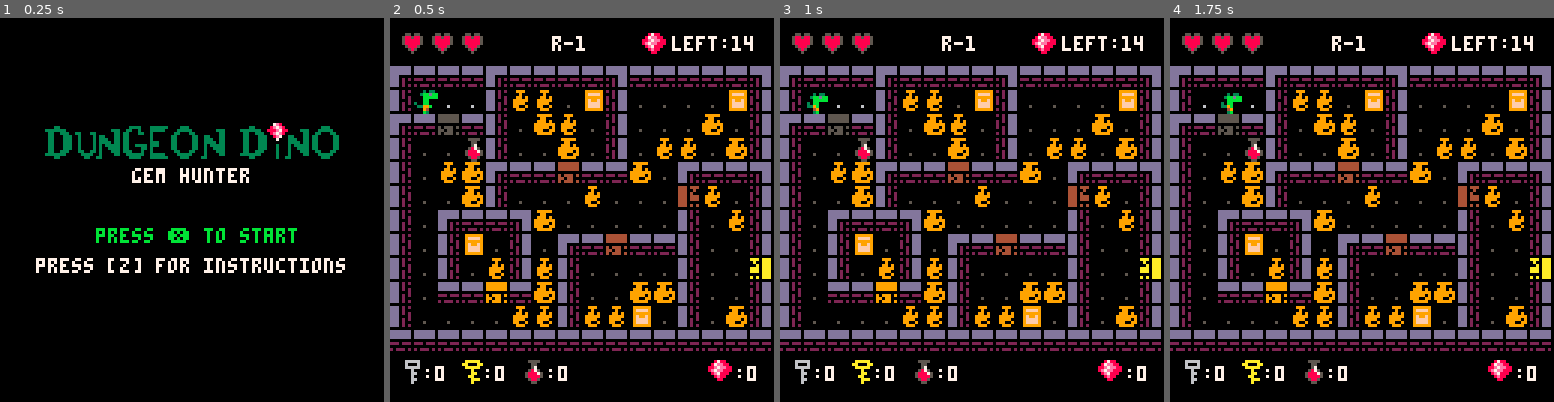
Above: before the commit, frames 1-4 (left to right).
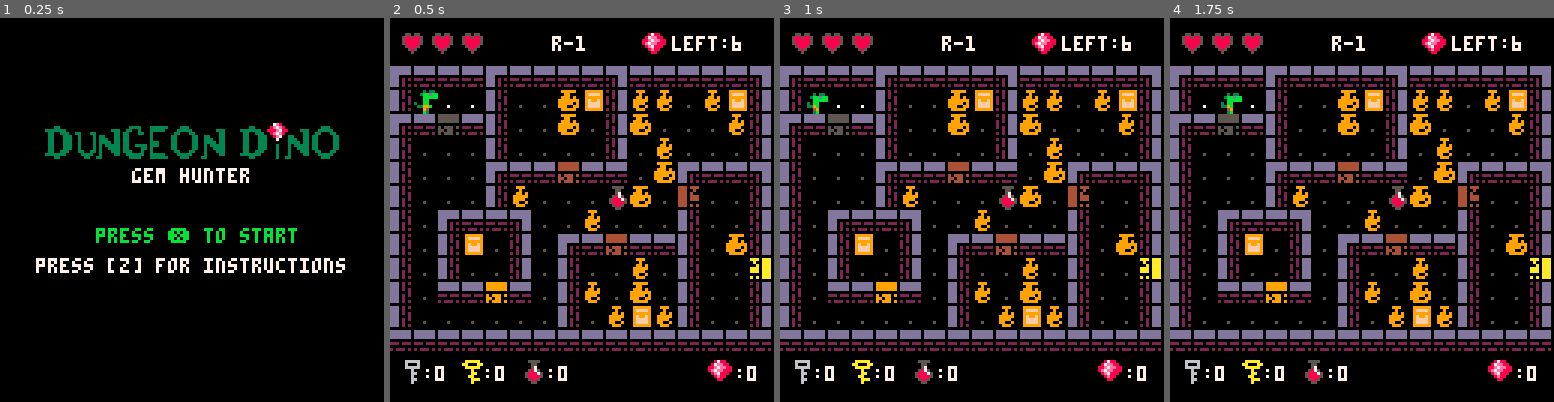
Above: after the commit, the same moments.

Repository: robotspacefish/dungeon_dino
Game: PICO-8 cartridge dungeon_dino.p8
The game is run twice, just before and just after one commit, with the same random seed, the same clock (stepped at 60 frames per second) and the same inputs.
Inputs:
- Up to frame 1 (0.25 s): no input
- Up to frame 2 (0.5 s): tap X (X key) at 0.33 s
- Up to frame 3 (1 s): tap O (Z key) at 0.7 s
- Up to frame 4 (1.75 s): tap X (X key) at 1.07 s; hold Right from 1.6 s (still down); tap O (Z key) at 1.7 s

Frame 1 is identical in both runs. In frame 2, 6.9% of the frame differs, in the area x 13-95%, y 4-81%; in frame 3, 6.9%; in frame 4, 6.9%.

Commit message:
add no vase floor tiles that match regular floor tiles

Diff:
--- a/dungeon_dino.p8
+++ b/dungeon_dino.p8
@@ -3,6 +3,7 @@
 __lua__
 --============= sprites ===============
 local floor_spr={192}
+local no_vase_flr_tile_spr=208
 local bomb_spr={70}
 local key_spr=80
 local heal_spr=115
@@ -282,11 +283,11 @@
 }
 -->8
 --====== misc and helper functions ======================================
---x,y,sx,sy,n,mh,mb,ch,lds
+--x,y,sx,sy,n,mh,mb
 function create_dungeon_layout()
 	--todo create more rooms efficiently
 	create_room(0,0,1,3,1,1,5)
-	create_room(16,0,17,9,2,1,3)
+	create_room(16,0,17,9,2,2,3)
 	create_room(32,0,33,3,3,2,4)
 
 end
@@ -492,7 +493,7 @@
 					--crumble entrance door
 					--todo crumble doors facing different directions
 					local next_tile=mget(nx,ny)
-					if last_tile==220 and (next_tile==192 or next_tile==sm_vase_spr[4]) then --todo better method than this
+					if last_tile==220 and (next_tile==no_vase_flr_tile_spr or next_tile==sm_vase_spr[4]) then --todo better method than this
 						mset(self.x,self.y,219)
 						last_tile=nil
 					end
@@ -827,7 +828,7 @@
 00000000ddd020202020ddd0ddddddd0ddddddd06660ddd0ddd06660ddddd0d00000000000000000000000005d5d0050555555504444444099999990aaaaaaa0
 00000000ddd000202000ddd000000000000000000000ddd0ddd000000000000000000000000000000000000065d656d000000000000000000000000000000000
 00000000ddd020202020ddd02220222022222220ddddddd0ddddddd022022220000000000000000000000000565d6d50505550504044404090999090a0aaa0a0
-00060000ddd020000020ddd00000000022222220ddddddd0ddddddd022022220000000000000000000000000d565d560550550004404400099099000aa0aa000
+00050000ddd020000020ddd00000000022222220ddddddd0ddddddd022022220000000000000000000000000d565d560550550004404400099099000aa0aa000
 00000000ddd020202020ddd02022202022222220ddddddd0ddddddd02202222000000000000000000000000055555550505550504044404090999090a0aaa0a0
 00000000000000000000000000000000000000000000000000000000000000000000000000000000000000000000000000000000000000000000000000000000
 00000000ddd020202020ddd0ddddddd0ddddddd0ddddddd0ddddddd0ddddddd06660ddd0ddd066606666666000000000505550504044404090999090a0aaa0a0
@@ -835,7 +836,7 @@
 00000000ddd022202020ddd0ddddddd0ddddddd0ddddddd0ddddddd0ddddddd06660ddd0ddd066606666666000000000505550504044404090999090a0aaa0a0
 00000000ddd000000000ddd00000ddd0ddd000000000ddd0ddd00000000000006660ddd0ddd06660000000000000000000000000000000000000000000000000
 00000000ddddddd0ddddddd02020ddd0ddd020206660ddd0ddd06660666666606660ddd0ddd06660ddddddd000000000555555504444444099999990aaaaaaa0
-00000000ddddddd0ddddddd00020ddd0ddd020006660ddd0ddd06660666666606660ddd0ddd06660ddddddd000000000555555504444444099999990aaaaaaa0
+00070000ddddddd0ddddddd00020ddd0ddd020006660ddd0ddd06660666666606660ddd0ddd06660ddddddd000000000555555504444444099999990aaaaaaa0
 00000000ddddddd0ddddddd02020ddd0ddd020206660ddd0ddd06660666666606660ddd0ddd06660ddddddd000000000555555504444444099999990aaaaaaa0
 00000000000000000000000000000000000000000000000000000000000000000000000000000000000000000000000000000000000000000000000000000000
 0000000066066060ddd0000066666660ddddddd000000000000000000000000000000000000000000000000000000000555055504440444099909990aaa0aaa0
@@ -847,21 +848,21 @@
 000000006606606020222020666666602222222000000000000000000000000000000000000000000000000000000000555050504440404099909090aaa0a0a0
 __gff__
 0000000000000000000000000000000000000000000000000000000000000000000000000000000000000000000000000000000000000000000000000000000010000000000000000000000000000000000002020203000000000000000000000000020202030000000000000000000000041212000000000000000000000000
-0000000000000000000000000000000000000000000000000000000000000000000000000000000000000000000000000000000000000000000000000000000001000000000000000000000021800148010000000000000000000020218001480000000000000000000000002180014800000001010000000000000021800148
+0000000000000000000000000000000000000000000000000000000000000000000000000000000000000000000000000000000000000000000000000000000001000000000000000000000021800148010000000000000000000020218001480100000000000000000000002180014800000001010000000000000021800148
 __map__
 0000000000000000000000000000000009090000000000000000000000000000000000000000000000000000000000000000000000000000000000000000000000000000000000000000000000000000000000000000000000000000000000000000000000000000000000000000000000000000000000000000000000000000
 0000000000000000000000000000000009090000000000000000000000000000000000000000000000000000000000000000000000000000000000000000000000000000000000000000000000000000000000000000000000000000000000000000000000000000000000000000000000000000000000000000000000000000
 e4d3d3d3e4d3d3d3d3e3d3d3d3d3d3e3e4d3d3d3d3d3d3d3d3d3d3d3d3dfd3e3e4d3d3d3d3d3d3d3d3d3d3d3d3d3d3e30000000000000000000000000000000000000000000000000000000000000000000000000000000000000000000000000000000000000000000000000000000000000000000000000000000000000000
-d1d0d0d0d1c0c0c071d2c0c0c0c071d2d1c0c0c0c0c0c0c0c0c0c0c0d0d0d0d2d1c0c0c0c0c0c0c0c0c0c0c0c0c0c0d20000000000000000000000000000000000000000000000000000000000000000000000000000000000000000000000000000000000000000000000000000000000000000000000000000000000000000
+d1e0e0e0d1c0c0c071d2c0c0c0c071d2d1d0d0c0c0c0c0c0c0c0d0d0d0d0d0d2d1c0c0c0c0c0c0c0c0c0c0c0c0c0c0d20000000000000000000000000000000000000000000000000000000000000000000000000000000000000000000000000000000000000000000000000000000000000000000000000000000000000000
 e4d3dcd3d1c0c0c0c0d2c0c0c0c0c0d2d1dee3c0c0c0c0c0c0c0c0e4d3ddd3e3d1c0c0c0c0c0c0c0c0c0c0c0c0c0c0d20000000000000000000000000000000000000000000000000000000000000000000000000000000000000000000000000000000000000000000000000000000000000000000000000000000000000000
-d1c0c0c0d1c0c0c0c0d2c0c0c0c0c0d2d1d0d2c0c0c0c0c0c0c0c0d1c0c0c0d2d1c0c0c0c0c0c0c0c0c0c0c0c0c0c0d20000000000000000000000000000000000000000000000000000000000000000000000000000000000000000000000000000000000000000000000000000000000000000000000000000000000000000
-d1c0c0c0e4d3d3ddd3d3c0c0e4d3d3e3d171d2c0c0c0c0c0c0c0c0d1c0c0c0d2d1c0c0c0c0c0c0c0c0c0c0c0c0c0c0d20000000000000000000000000000000000000000000000000000000000000000000000000000000000000000000000000000000000000000000000000000000000000000000000000000000000000000
-d1c0c0c0d1c0c0c0c0c0c0c0fdc0c0d2d1c3e2e4ddd3d3e4d3d3d3d1c0c0c0d2d1c0c0c0c0c0c0c0c0c0c0c0c0c0c0d2000000000000e000000000000000000000000000000000000000000000000000000000000000000000000000000000000000000000000000000000000000000000000000000000000000000000000000
-d1c0e4d3d3e3c0c0c0c0c0c0d1c0c0d2d1d0d0d1c0c0c0fdc0c071d171c0c0d2d1c0c0c0c0c0c0c0c0c0c0c0c0c0c0d200000000000000e0e0e0e0e0e000000000000000000000000000000000000000000000000000000000000000000000000000000000000000000000000000000000000000000000000000000000000000
-d1c0d171c0d2c0e4d3ddd3d3d1c0c0d2d1d0d0d1c0c0c0d1c0c0c0e4d3ddd3e3d1c0c0c0c0c0c0c0c0c0c0c0c0c0c0d20000000000000000000000e0e000000000000000000000000000000000000000000000000000000000000000000000000000000000000000000000000000000000000000000000000000000000000000
-d1c0d1c0c0d2c0d1c0c0c0c0d1c0c0cfd1d0d0d1c0c071d1c0c0c0fdc0c0c0d2d1c0c0c0c0c0c0c0c0c0c0c0c0c0c0d20000000000000000000000000000000000000000000000000000000000000000000000000000000000000000000000000000000000000000000000000000000000000000000000000000000000000000
-d1c0d3d3ded3c0d1c0c0c0c0d1c0c0d2e4dcd3d3ded3d3d3d3d3d3d3c0c0c0d2d1c0c0c0c0c0c0c0c0c0c0c0c0c0c0d20000000000000000c90000000000000000000000000000000000000000000000000000000000000000000000000000000000000000000000000000000000000000000000000000000000000000000000
-d1c0c0c0c0c0c0d1c0c071c0d1c0c0d2d1c0c0c0c0c0c0c0c0c0c0c0c0c0c0d2d1c0c0c0c0c0c0c0c0c0c0c0c0c0c0d20000000000000000000000000000000000000000000000000000000000000000000000000000000000000000000000000000000000000000000000000000000000000000000000000000000000000000
+d1c0d0c0d1c0c0d0c0d2c0c0c0c0c0d2d1d0d2c0c0c0c0c0c0c0c0d1c0d0c0d2d1c0c0c0c0c0c0c0c0c0c0c0c0c0c0d20000000000000000000000000000000000000000000000000000000000000000000000000000000000000000000000000000000000000000000000000000000000000000000000000000000000000000
+d1d0d0c0e4d3d3ddd3d3c0c0e4d3d3e3d171d2c0c0c0c0c0c0c0c0d1c0c0c0d2d1c0c0c0c0c0c0c0c0c0c0c0c0c0c0d20000000000000000000000000000000000000000000000000000000000000000000000000000000000000000000000000000000000000000000000000000000000000000000000000000000000000000
+d1d0d0c0d1c0d0d0c0c0c0c0fdd0c0d2d1c3e2e4ddd3d3e4d3d3d3d1c0c0c0d2d1c0c0c0c0c0c0c0c0c0c0c0c0c0c0d2000000000000e000000000000000000000000000000000000000000000000000000000000000000000000000000000000000000000000000000000000000000000000000000000000000000000000000
+d1d0e4d3d3e3d0d0c0d0c0c0d1d0c0d2d1e0e0d1d0c0d0fdd0c071d171d0c0d2d1c0c0c0c0c0c0c0c0c0c0c0c0c0c0d200000000000000e0e0e0e0e0e000000000000000000000000000000000000000000000000000000000000000000000000000000000000000000000000000000000000000000000000000000000000000
+d1d0d171c0d2d0e4d3ddd3d3d1d0c0d2d1e0e0d1d0c0c0d1c0c0c0e4d3ddd3e3d1c0c0c0c0c0c0c0c0c0c0c0c0c0c0d20000000000000000000000e0e000000000000000000000000000000000000000000000000000000000000000000000000000000000000000000000000000000000000000000000000000000000000000
+d1d0d1c0d0d2d0d1c0d0c0c0d1d0d0cfd1e0e0d1d0c071d1c0c0d0fdd0d0c0d2d1c0c0c0c0c0c0c0c0c0c0c0c0c0c0d20000000000000000000000000000000000000000000000000000000000000000000000000000000000000000000000000000000000000000000000000000000000000000000000000000000000000000
+d1d0d3d3ded3d0d1c0c0c0c0d1c0c0d2e4dcd3d3ded3d3d3d3d3d3d3c0c0c0d2d1c0c0c0c0c0c0c0c0c0c0c0c0c0c0d20000000000000000c90000000000000000000000000000000000000000000000000000000000000000000000000000000000000000000000000000000000000000000000000000000000000000000000
+d1d0d0d0d0d0d0d1c0c071c0d1c0c0d2d1d0d0d0d0d0d0d0d0d0d0d0c0c0c0d2d1c0c0c0c0c0c0c0c0c0c0c0c0c0c0d20000000000000000000000000000000000000000000000000000000000000000000000000000000000000000000000000000000000000000000000000000000000000000000000000000000000000000
 d3d3d3d3d3d3d3d3d3d3d3d3d3d3d3d3d3d3d3d3d3d3d3d3d3d3d3d3d3d3d3d3d3d3d3d3d3d3d3d3d3d3d3d3d3d3d3d30000000000000000000000000000000000000000000000000000000000000000000000000000000000000000000000000000000000000000000000000000000000000000000000000000000000000000
 09e0090909090909090909090909090900000000000000000000000000000000000000000000000000000000000000c9000000000000000000000000000000000000c900000000000000000000000000000000000000000000000000000000000000000000000000000000000000000000000000000000000000000000000000
 0000000000000000000000000000000000000000000000000000000000000000c9c9c9c9c9c9c9c9c9c9c9c9c9c9c9c9c9c9000000000000000000000000000000000000000000000000000000000000000000000000000000000000000000000000000000000000000000000000000000000000000000000000000000000000
